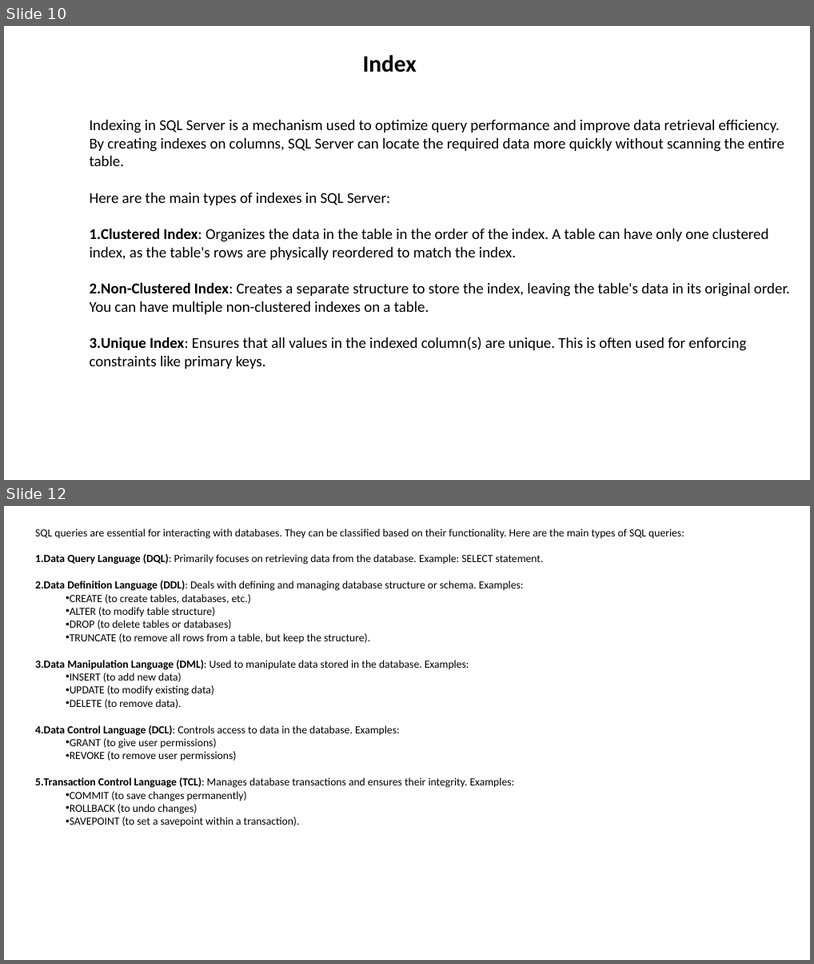
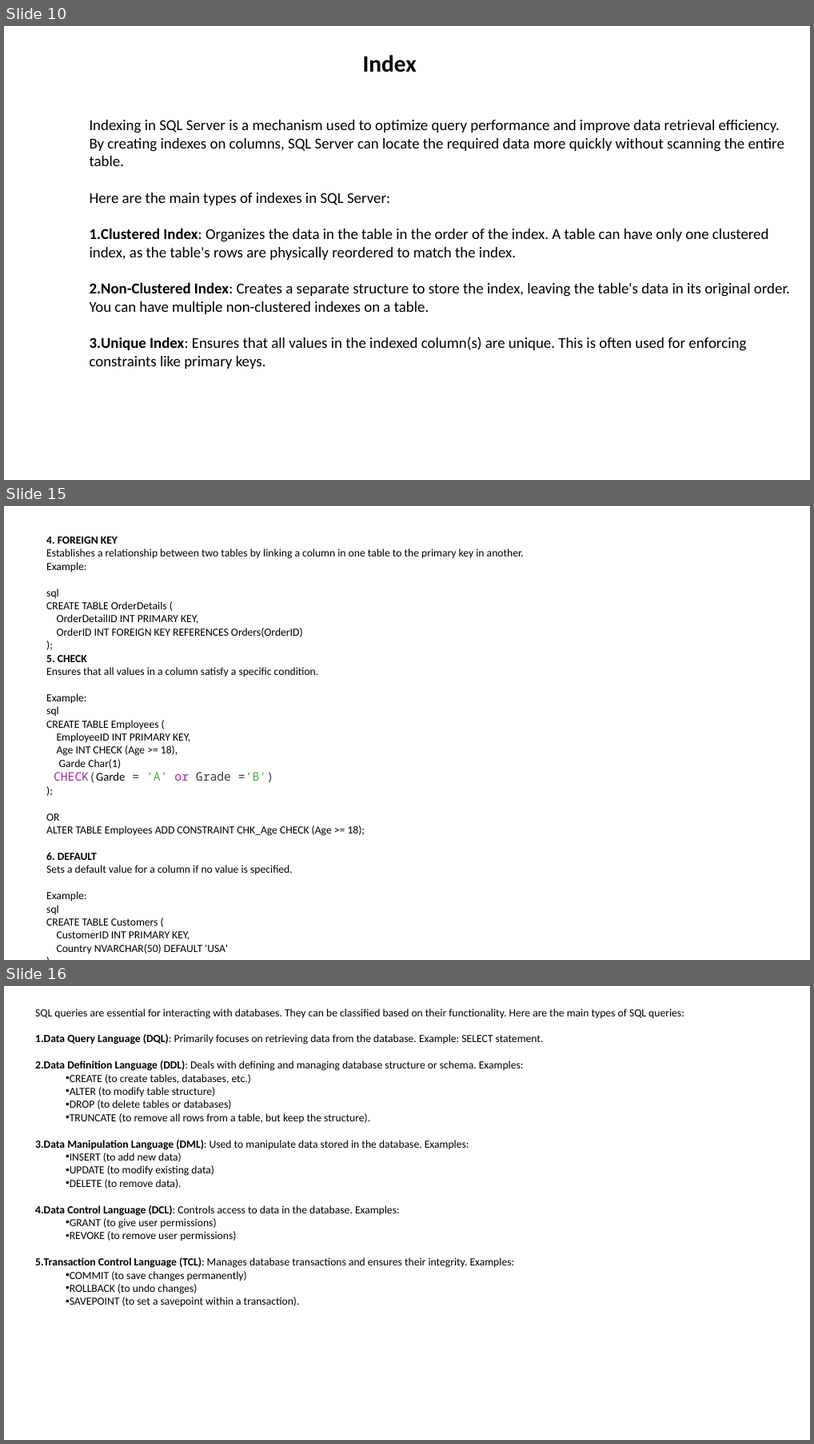
Before and after one commit to NareshESSPL/ESSPL_SqlTraining_AMS, a slide deck: DBMS.pptx. Shown one above the other, each under a label of ours: slides 10 and 12 before the commit, slides 10, 15 and 16 after it; the slides between them are not shown. The pictures are 814x964 and 814x1444 pixels, drawn with LibreOffice and Linux fonts; fonts in the diff are those of the drawing. Boxes give left, top, right and bottom in pixels: in the first picture for what was removed or moved away, otherwise in the second. Text is boxed around its words. In the diff, an @@ line names an element or a change of style, - is before the commit and + after.

```diff
--- a/DBMS.pptx
+++ b/DBMS.pptx
@@ slide 15 added at [4, 506, 810, 960], background #FFFFFF @@
@@ text added at [46, 536, 524, 954], 13 pt, text #000000 @@
+4. FOREIGN KEY
+Establishes a relationship between two tables by linking a column in one table to the primary key in another.
+Example:
+sql
+CREATE TABLE OrderDetails (
+OrderDetailID INT PRIMARY KEY,
+OrderID INT FOREIGN KEY REFERENCES Orders(OrderID)
+);
+5. CHECK
+Ensures that all values in a column satisfy a specific condition.
+Example:
+sql
+CREATE TABLE Employees (
+EmployeeID INT PRIMARY KEY,
+Age INT CHECK (Age >= 18),
+Garde Char(1)
+CHECK(Garde = ‘A' or Grade =‘B')
+);
+OR
+ALTER TABLE Employees ADD CONSTRAINT CHK_Age CHECK (Age >= 18);
+6. DEFAULT
+Sets a default value for a column if no value is specified.
+Example:
+sql
+CREATE TABLE Customers (
+CustomerID INT PRIMARY KEY,
+Country NVARCHAR(50) DEFAULT 'USA'
+);
@@ what was slide 12 is now slide 16 @@
```
Also in this commit, not shown: 4 slides changed, 14 other slides added, 1 slide removed, 28 other files.
